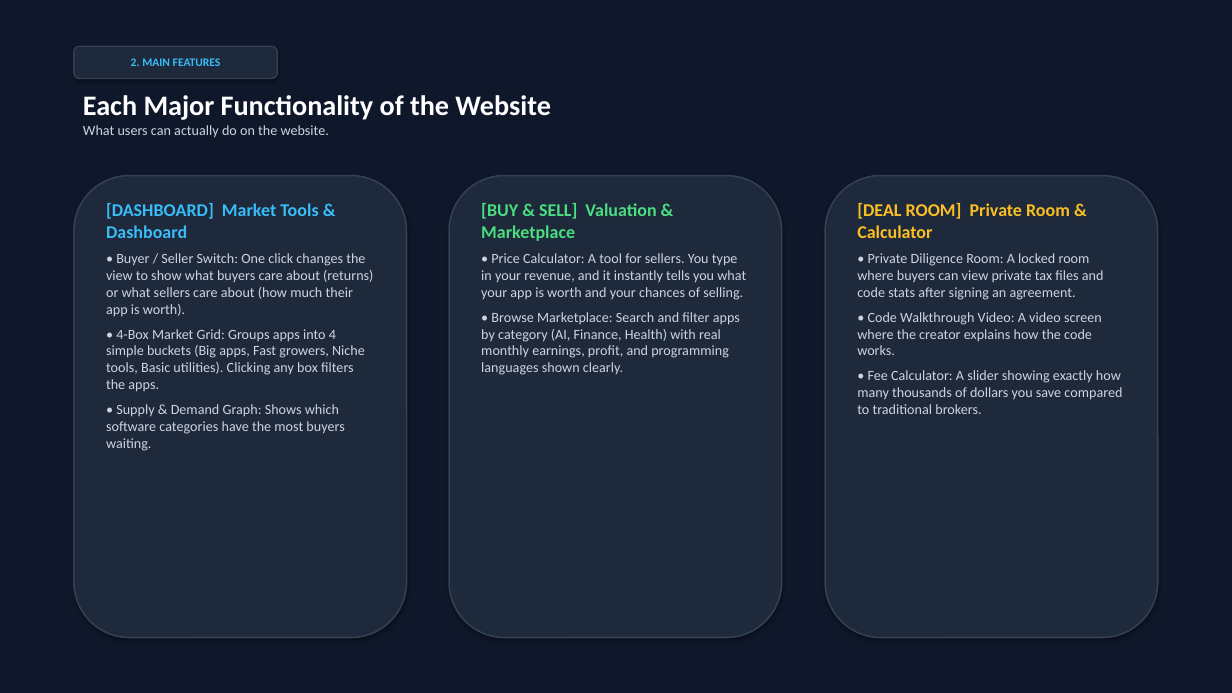
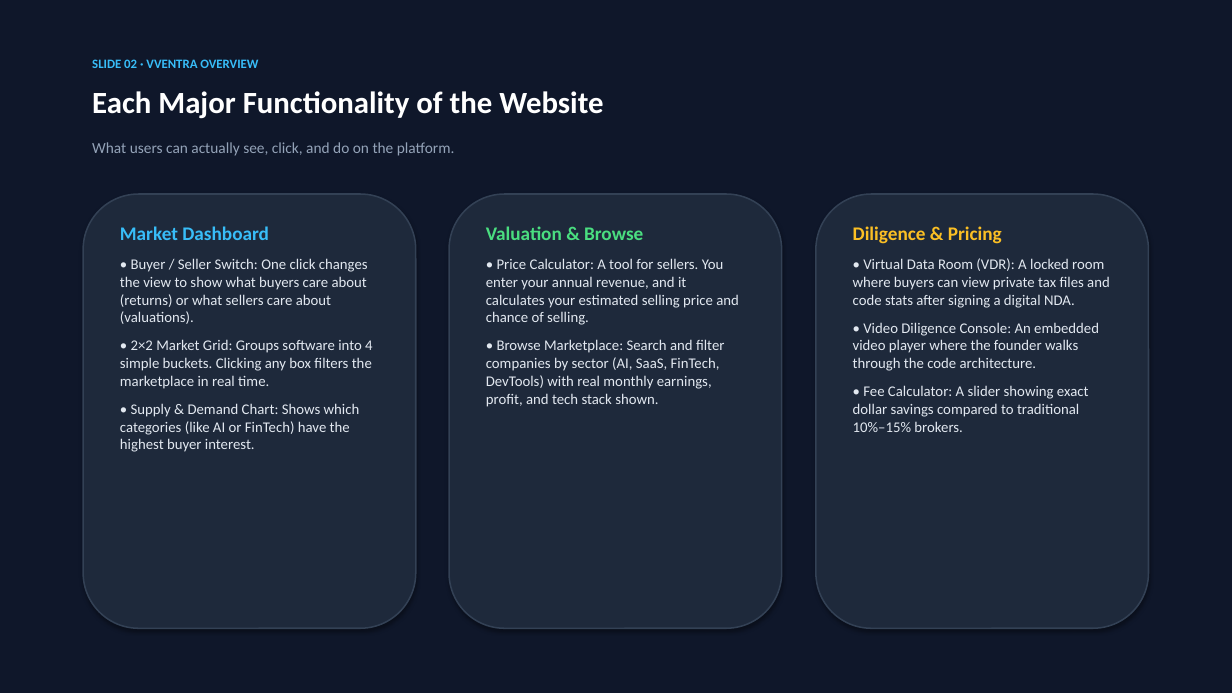
Before and after one commit to rohithagarwal/vventra, a slide deck: slide 3 of vventra_presentation.pptx. Drawn at 1232x693 pixels with LibreOffice and Linux fonts; fonts in the diff are those of the drawing. Boxes give left, top, right and bottom in pixels: in the first picture for what was removed or moved away, otherwise in the second. Text is boxed around its words. In the diff, an @@ line names an element or a change of style, - is before the commit and + after.

```diff
--- a/vventra_presentation.pptx
+++ b/vventra_presentation.pptx
@@ rounded rectangle removed at (74,46,277,79) @@
-2. MAIN FEATURES
@@ text added at (92,59,258,68), 10 pt, text #38BDF8, bold @@
+SLIDE 02 · VVENTRA OVERVIEW
@@ text "Each Major Functionality of the ...": place and size @@
-text "Each Major Functionality of the ..." at (83,95,551,138)
+text "Each Major Functionality of the ..." at (92,91,603,119)
@@ text "Each Major Functionality of the ..." at (92,91,603,119): size 22 to 24 pt @@
@@ text at (83,125,329,138): paragraph removed @@
-What users can actually do on the website.
@@ text added at (92,142,455,156), 12 pt, text #94A3B8 @@
+What users can actually see, click, and do on the platform.
@@ rounded rectangle: place and size @@
-rounded rectangle at (74,176,407,638)
+rounded rectangle at (83,194,416,628)
@@ rounded rectangle: place and size @@
-rounded rectangle at (449,176,782,638)
+rounded rectangle at (449,194,782,628)
@@ rounded rectangle: place and size @@
-rounded rectangle at (825,176,1158,638)
+rounded rectangle at (816,194,1149,628)
@@ text at (120,226,372,452): text changed; size 11 to 11.5 pt; text colour #CBD5E1 to #E2E8F0 @@
-[DASHBOARD] Market Tools & Dashboard
-• Buyer / Seller Switch: One click changes the view to show what buyers care about (returns) or what sellers care about (how much their app is worth).
-• 4-Box Market Grid: Groups apps into 4 simple buckets (Big apps, Fast growers, Niche tools, Basic utilities). Clicking any box filters the apps.
-• Supply & Demand Graph: Shows which software categories have the most buyers waiting.
+Market Dashboard
+• Buyer / Seller Switch: One click changes the view to show what buyers care about (returns) or what sellers care about (valuations).
+• 2×2 Market Grid: Groups software into 4 simple buckets. Clicking any box filters the marketplace in real time.
+• Supply & Demand Chart: Shows which categories (like AI or FinTech) have the highest buyer interest.
@@ text at (486,226,739,407): text changed; size 11 to 11.5 pt; text colour #CBD5E1 to #E2E8F0 @@
-[BUY & SELL] Valuation & Marketplace
-• Price Calculator: A tool for sellers. You type in your revenue, and it instantly tells you what your app is worth and your chances of selling.
-• Browse Marketplace: Search and filter apps by category (AI, Finance, Health) with real monthly earnings, profit, and programming languages shown clearly.
+Valuation & Browse
+• Price Calculator: A tool for sellers. You enter your annual revenue, and it calculates your estimated selling price and chance of selling.
+• Browse Marketplace: Search and filter companies by sector (AI, SaaS, FinTech, DevTools) with real monthly earnings, profit, and tech stack shown.
@@ text at (853,226,1110,432): text changed; size 11 to 11.5 pt; text colour #CBD5E1 to #E2E8F0 @@
-[DEAL ROOM] Private Room & Calculator
-• Private Diligence Room: A locked room where buyers can view private tax files and code stats after signing an agreement.
-• Code Walkthrough Video: A video screen where the creator explains how the code works.
-• Fee Calculator: A slider showing exactly how many thousands of dollars you save compared to traditional brokers.
+Diligence & Pricing
+• Virtual Data Room (VDR): A locked room where buyers can view private tax files and code stats after signing a digital NDA.
+• Video Diligence Console: An embedded video player where the founder walks through the code architecture.
+• Fee Calculator: A slider showing exact dollar savings compared to traditional 10%–15% brokers.
```
Also in this commit, not shown: 5 other slides changed, 1 other file.
